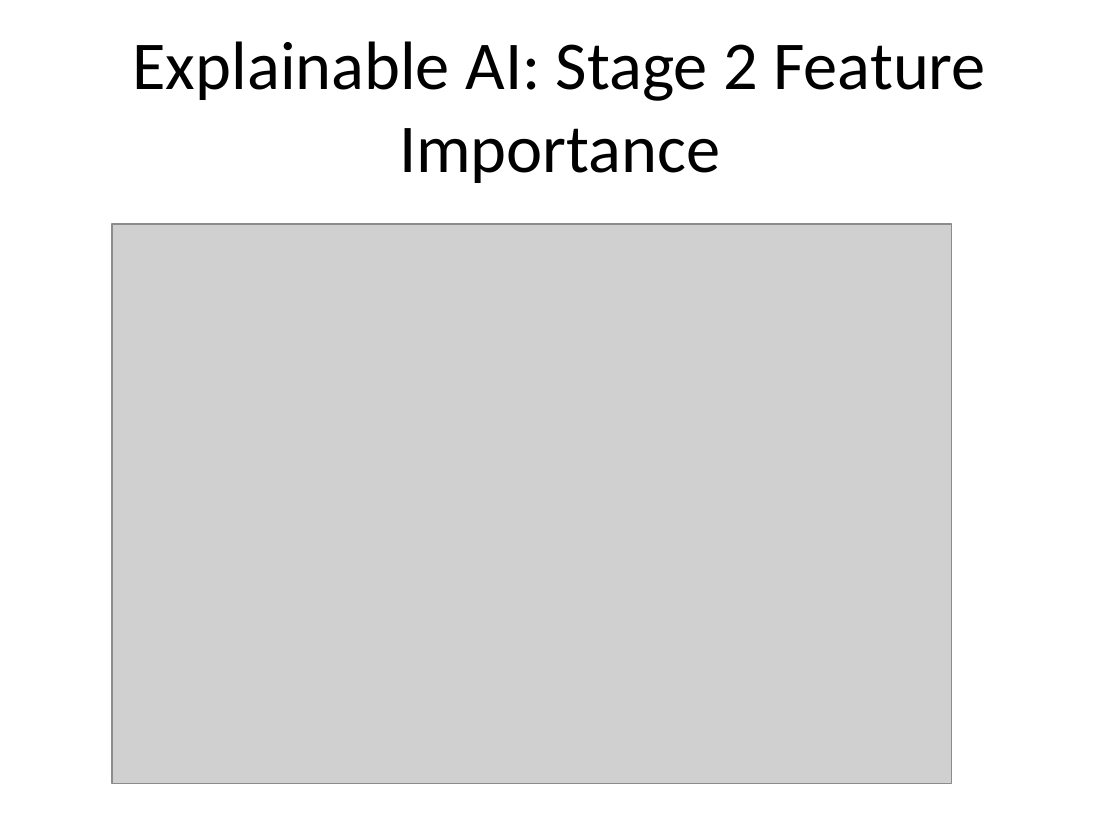
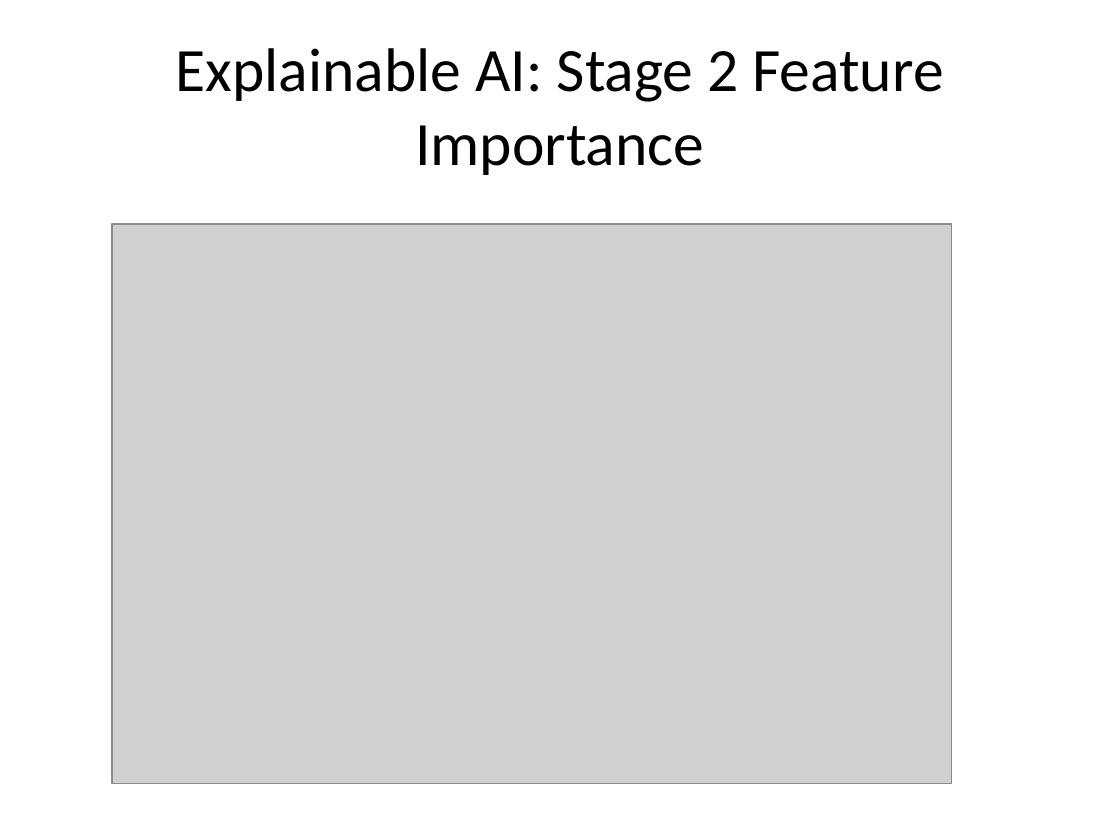
Before and after one commit to SaifAl-Sabaneh/Sentinurl-Phishing-Detector, a slide deck: slide 19 of documents/SentinURL Final Presentation.pptx (slide 20 before the commit). Drawn at 1120x840 pixels with LibreOffice and Linux fonts; fonts in the diff are those of the drawing; grey boxes stand for pictures. Boxes give left, top, right and bottom in pixels: in the first picture for what was removed or moved away, otherwise in the second. Text is boxed around its words. In the diff, an @@ line names an element or a change of style, - is before the commit and + after.

```diff
--- a/documents/SentinURL Final Presentation.pptx
+++ b/documents/SentinURL Final Presentation.pptx
@@ title "Explainable AI: Stage 2 Feature ..." at (176, 48, 943, 175): size 44 to 39.6 pt @@
```
Also in this commit, not shown: 4 other slides changed, 1 slide removed, 12 other files.
